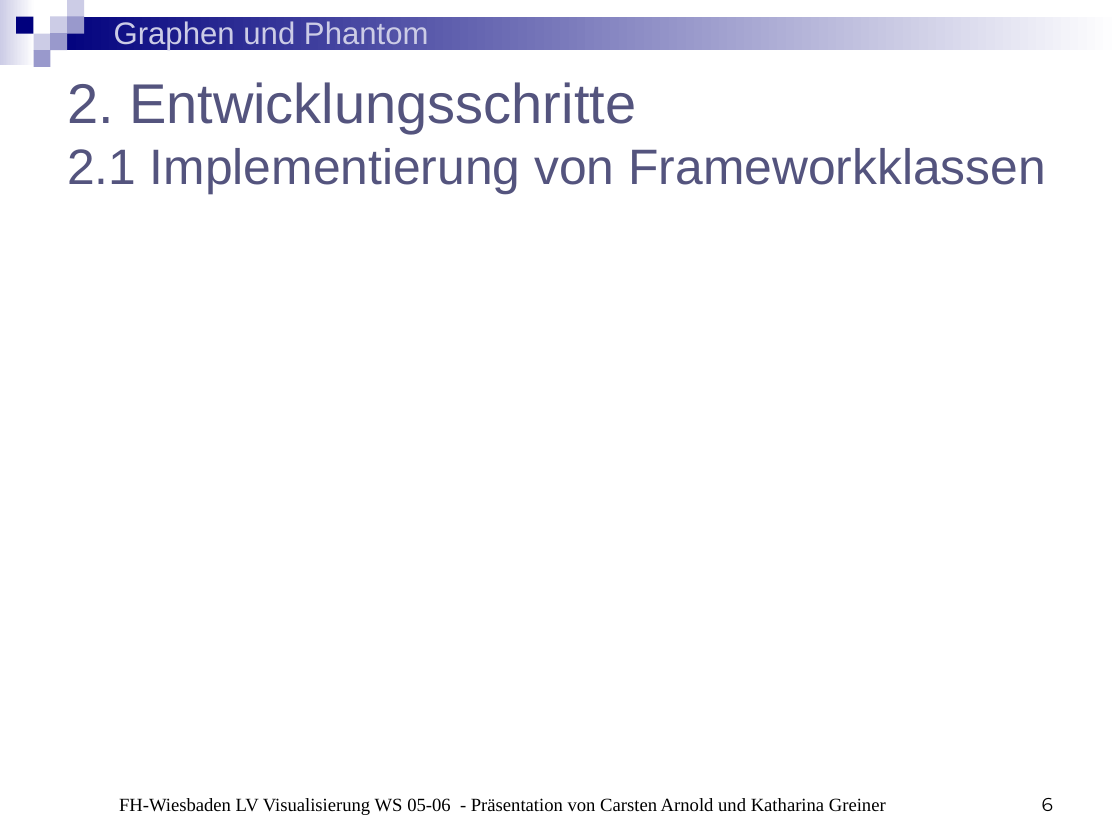
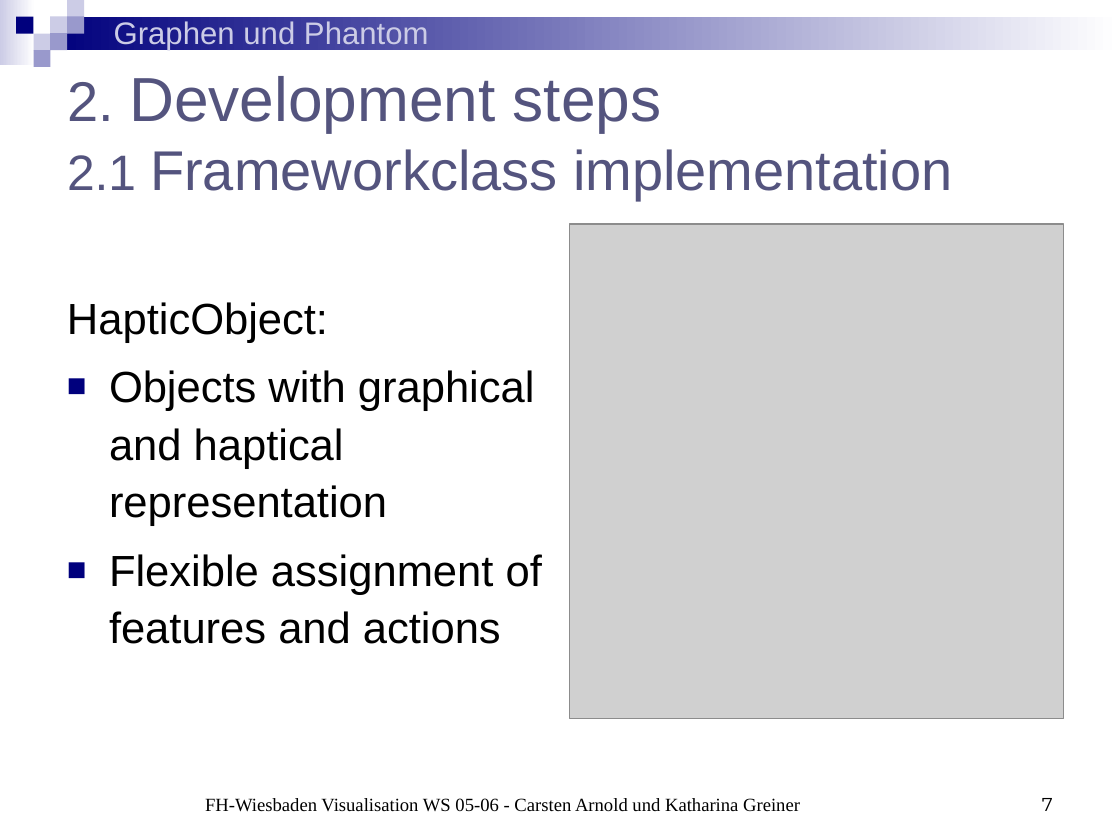
Before and after one commit to BackupTheBerlios/phantom-graphs-svn, a slide deck: slide 7 of trunk/Präsentationen/Präsentation3.ppt (slide 6 before the commit). Drawn at 1120x840 pixels with LibreOffice and Linux fonts; fonts in the diff are those of the drawing; grey boxes stand for pictures. Boxes give left, top, right and bottom in pixels: in the first picture for what was removed or moved away, otherwise in the second. Text is boxed around its words. In the diff, an @@ line names an element or a change of style, - is before the commit and + after.

```diff
--- a/trunk/Präsentationen/Präsentation3.ppt
+++ b/trunk/Präsentationen/Präsentation3.ppt
@@ title at box(67, 76, 953, 200): text changed; size 32 to 36 pt @@
-2. Entwicklungsschritte
-2.1 Implementierung von Frameworkklassen
+2. Development steps
+2.1 Frameworkclass implementation
@@ picture added at box(569, 224, 1064, 719) @@
@@ text added at box(67, 302, 542, 644), 28 pt, text #000000 @@
+HapticObject:
+■ Objects with graphical and haptical representation
+■ Flexible assignment of features and actions
@@ text at box(205, 798, 800, 812): text changed @@
-FH-Wiesbaden LV Visualisierung WS 05-06 - Präsentation von Carsten Arnold und Katharina Greiner
+FH-Wiesbaden Visualisation WS 05-06 - Carsten Arnold und Katharina Greiner
@@ page number at box(1042, 798, 1053, 811): text changed @@
-6
+7
```
Also in this commit, not shown: 11 other slides changed, 5 slides added, 1 slide removed.
